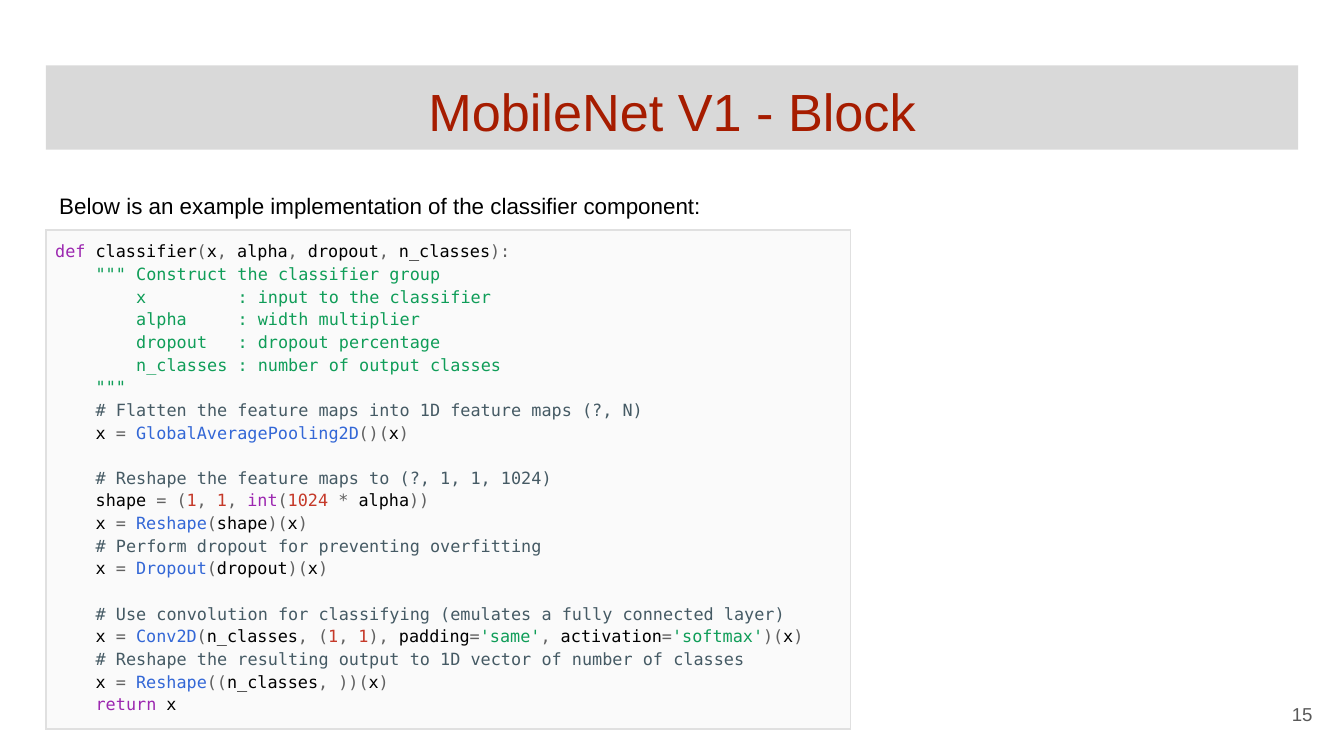
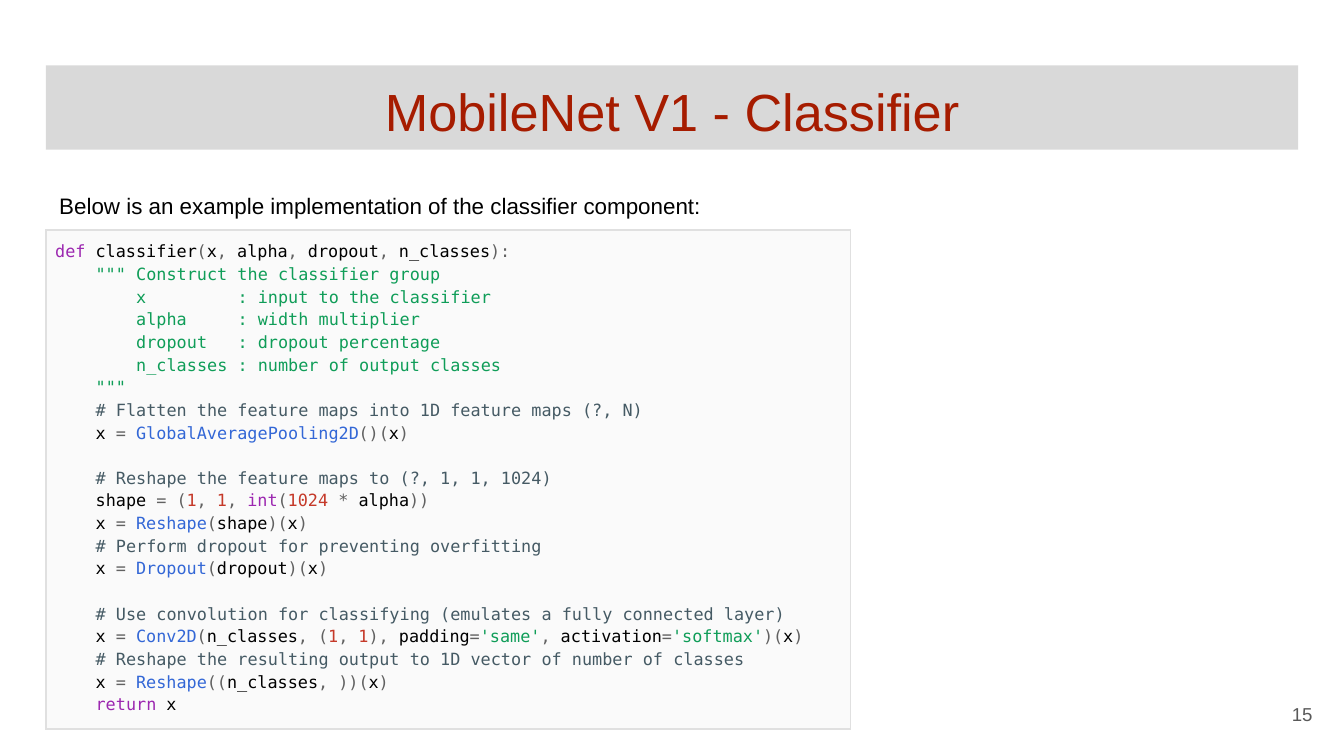
Before and after one commit to GoogleCloudPlatform/keras-idiomatic-programmer, a slide deck: slide 15 of books/deep-learning-design-patterns/Workshops/Junior/Deep Learning Design Patterns - Workshop - Chapter 4.pptx. Drawn at 1344x756 pixels with LibreOffice and Linux fonts; fonts in the diff are those of the drawing. Boxes give left, top, right and bottom in pixels: in the first picture for what was removed or moved away, otherwise in the second. Text is boxed around its words. In the diff, an @@ line names an element or a change of style, - is before the commit and + after.

```diff
--- a/books/deep-learning-design-patterns/Workshops/Junior/Deep Learning Design Patterns - Workshop - Chapter 4.pptx
+++ b/books/deep-learning-design-patterns/Workshops/Junior/Deep Learning Design Patterns - Workshop - Chapter 4.pptx
@@ title at (385, 93, 960, 132): text changed @@
-MobileNet V1 - Block
+MobileNet V1 - Classifier
```
Also in this commit, not shown: 7 other slides changed.
